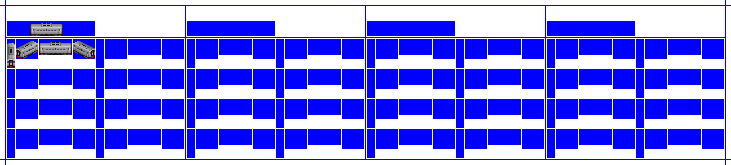
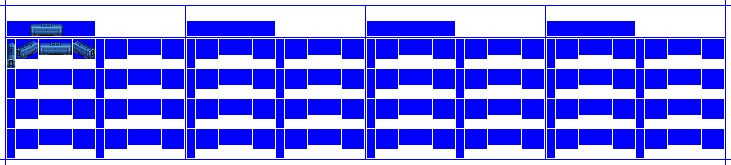
Two versions of the same layered image (731px x 165px). Layer-by-layer changes:
hid "CC1 copy #1" over [7, 23, 95, 68]
showed "CC1" over [7, 23, 95, 68]